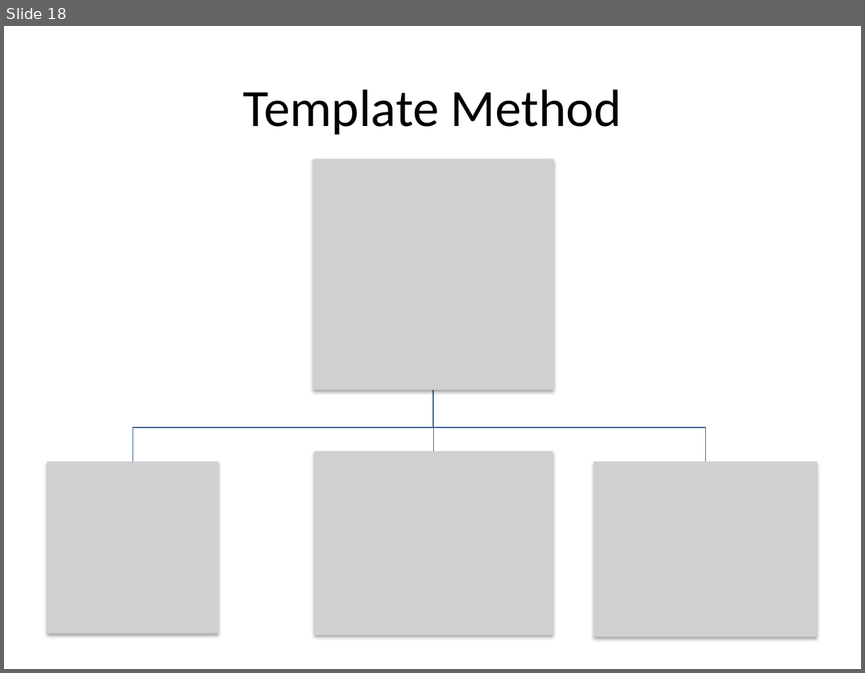
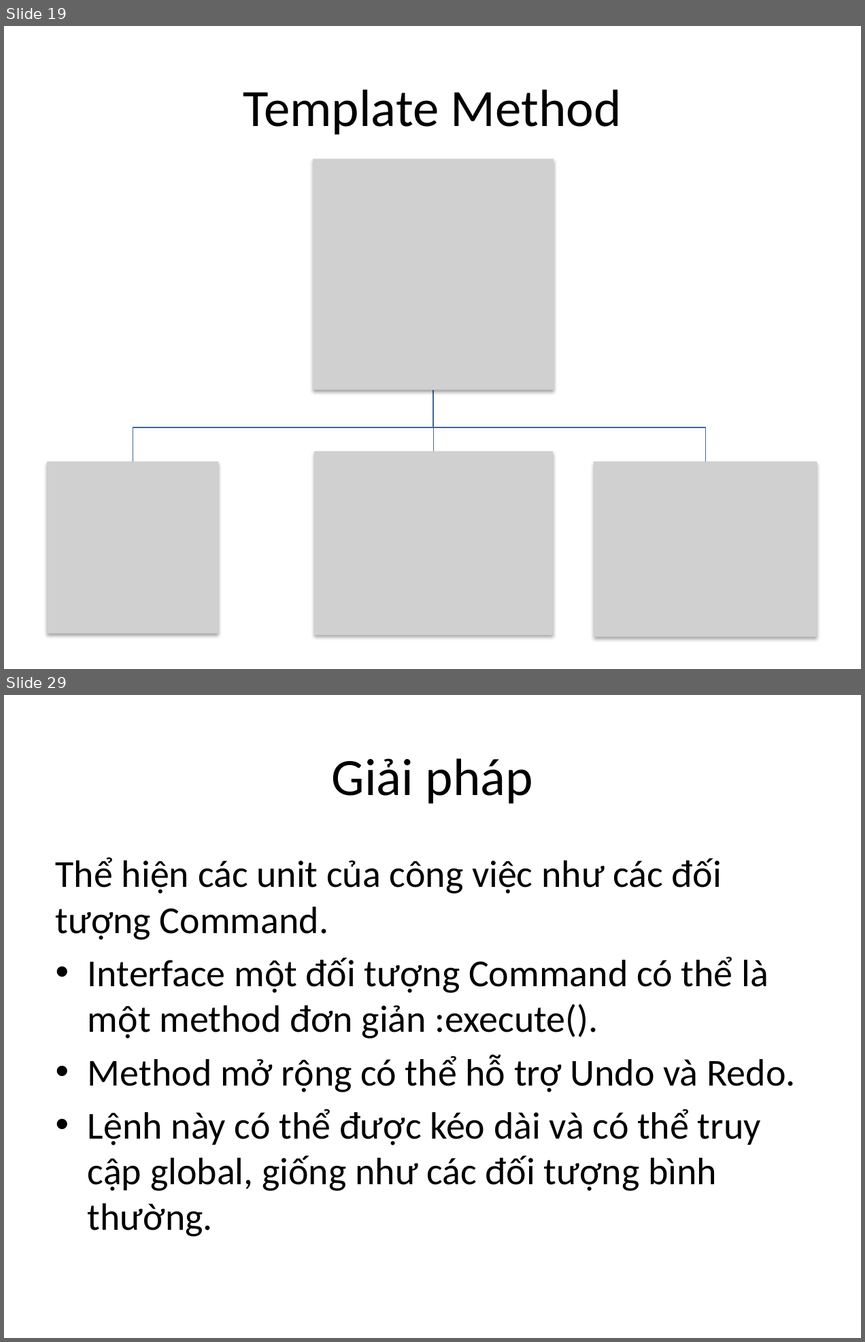
Before and after one commit to taole/slide, a slide deck: designpatter.pptx. Shown one above the other, each under a label of ours: slide 18 before the commit, slides 19 and 29 after it; the slides between them are not shown. The pictures are 865x673 and 865x1342 pixels, drawn with LibreOffice and Linux fonts; fonts in the diff are those of the drawing; grey boxes stand for pictures. Boxes give left, top, right and bottom in pixels: in the first picture for what was removed or moved away, otherwise in the second. Text is boxed around its words. In the diff, an @@ line names an element or a change of style, - is before the commit and + after.

```diff
--- a/designpatter.pptx
+++ b/designpatter.pptx
@@ slide 29 added at [4, 695, 861, 1338], background #FFFFFF @@
@@ title added at [332, 758, 533, 804], 44 pt, text #000000 @@
+Giải pháp
@@ text added at [56, 857, 795, 1236], 32 pt, text #000000 @@
+Thể hiện các unit của công việc như các đối tượng Command.
+• Interface một đối tượng Command có thể là một method đơn giản :execute().
+• Method mở rộng có thể hỗ trợ Undo và Redo.
+• Lệnh này có thể được kéo dài và có thể truy cập global, giống như các đối tượng bình thường.
@@ what was slide 18 is now slide 19 @@
```
Also in this commit, not shown: 2 slides changed, 13 other slides added.
